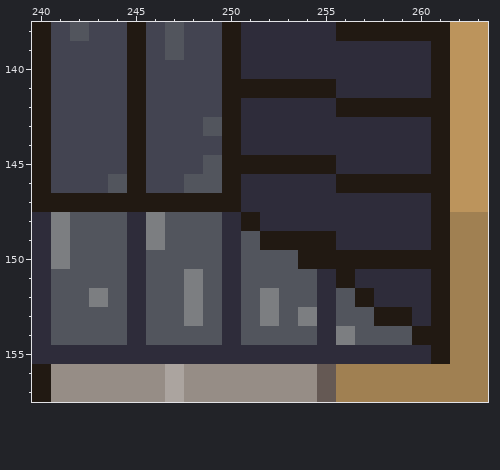
Pixel-art file, stored at art/sakala.aseprite. Above is the file before it was changed.
300x300 pixels, 1 frame. Colours within 5 levels of each other are drawn and written as one. Shown: x 240..263, y 138..157. The commit also changed other parts of the picture, which this record leaves out.
And afterwards:
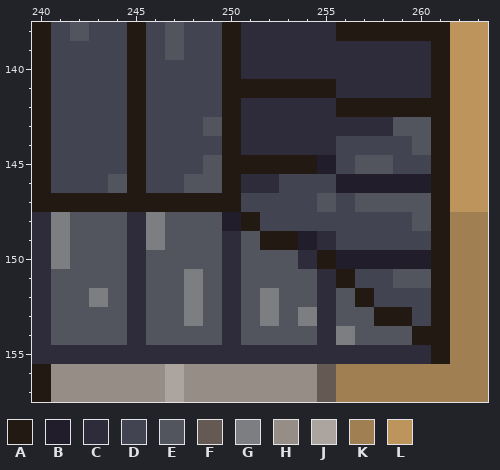
Palette (. is transparent): A #211912  B #211d2a  C #2e2c3a  D #434451  E #52555d  F #655954  G #7c7e81  H #968d86  J #aba49f  K #a08052  L #bc945c
From old to new:
--- layer "Maja"
@@ x 248..262 @@
 142 DDACCCCCAAAAAAL
-143 DEACCCCCCCCCCAL
-144 DDACCCCCCCCCCAL
-145 DEAAAAAACCCCCAL
-146 EEACCCCCAAAAAAL
-147 AAACCCCCCCCCCAL
-148 EECACCCCCCCCCAK
-149 EECEAAAACCCCCAK
-150 EECEEEAAAAAAAAK
-151 GECEEEECACCCCAK
-152 GECEGEECEACCCAK
-153 GECEGEGCEEAACAK
+143 DEACCCCCCCCEEAL
+144 DDACCCCCDDDDEAL
+145 DEAAAAABDEEDDAL
+146 EEACCDDDBBBBBAL
+147 AAADDDDEDEEEEAL
+148 EEBADDDDDDDDEAK
+149 EECEAABCDDDDDAK
+150 EECEEECABBBBBAK
+151 GECEEEECADDEEAK
+152 GECEGEECEADDDAK
+153 GECEGEGCEEAADAK
 154 EECEEEECGEEEAAK
